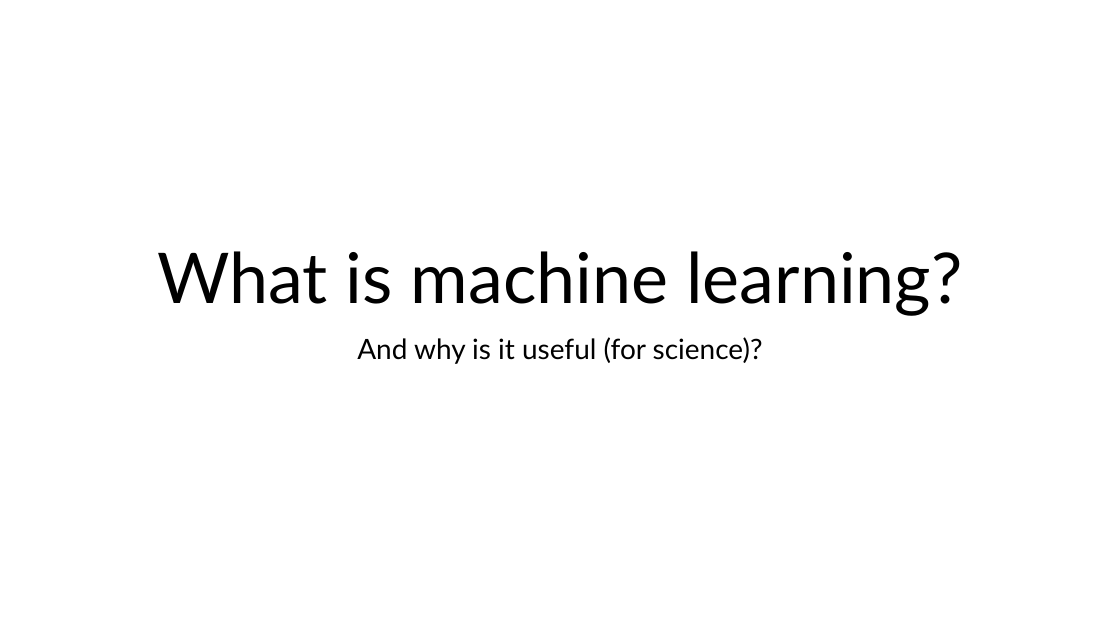
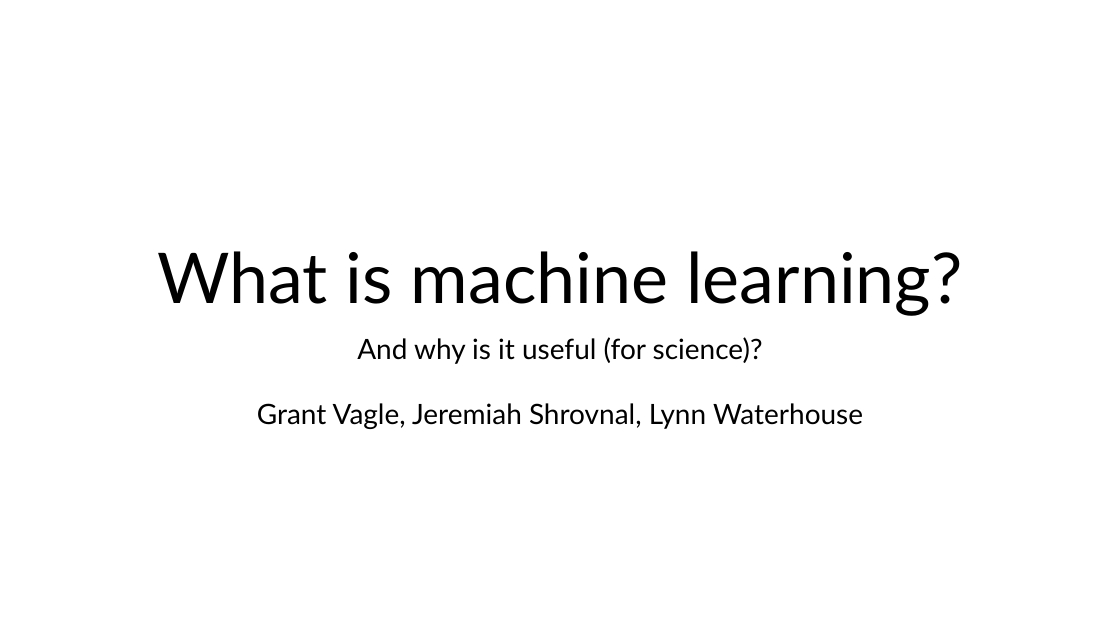
Before and after one commit to grantvagle/ml_methods_workshop, a slide deck: slide 1 of slides/01_what_is_ml.pptx. Drawn at 1120x630 pixels with LibreOffice and Linux fonts; fonts in the diff are those of the drawing. Boxes give left, top, right and bottom in pixels: in the first picture for what was removed or moved away, otherwise in the second. Text is boxed around its words. In the diff, an @@ line names an element or a change of style, - is before the commit and + after.

```diff
--- a/slides/01_what_is_ml.pptx
+++ b/slides/01_what_is_ml.pptx
@@ text added at box(257, 403, 863, 429), 24 pt, text #000000 @@
+Grant Vagle, Jeremiah Shrovnal, Lynn Waterhouse
```
Also in this commit, not shown: 3 other files.
